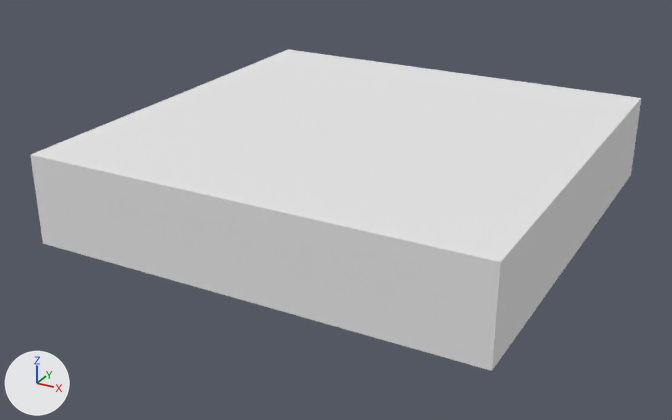
An edit to the OBJ model Assets/Prefabs/Road/4ways/stop/1_STOP_4way_road.obj, drawn before and after from the same camera.
Rendered twice from a camera (50 mm lens) standing at (0.901, -1.761, 0.857) and looking at (-0.032, -0.063, 0.009). The lights are fixed; the arrows at lower left show +X, +Y and +Z. Where no turn or scale is listed for an object, it has been applied to the vertices.

In view in the first picture: 'Cube_Cube.004'.
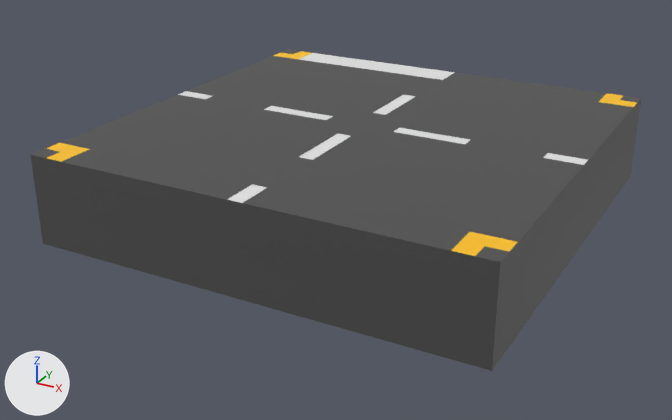
Boxes [x1, y1, x2, y2] around the edits, measured in the pictures (672 x 420 px):
```json
{"object": "Cube_Cube.004", "change": "recoloured", "before": [31, 49, 641, 371], "after": [31, 49, 641, 371], "on screen": "white to grey"}
```

Scene script edits in JSON lines:
```json
{"op": "set", "path": "mat_concrete.base_color", "old": "(0.8, 0.8, 0.8)", "new": "(0.0742, 0.0742, 0.0742)", "note": "white #e7e7e7 -> dark grey #4d4d4d"}
{"op": "set", "path": "mat_yellow.base_color", "old": "(0.8, 0.8, 0.8)", "new": "(1.0, 0.546, 0.00335)", "note": "white #e7e7e7 -> yellow #ffc30b"}
```
